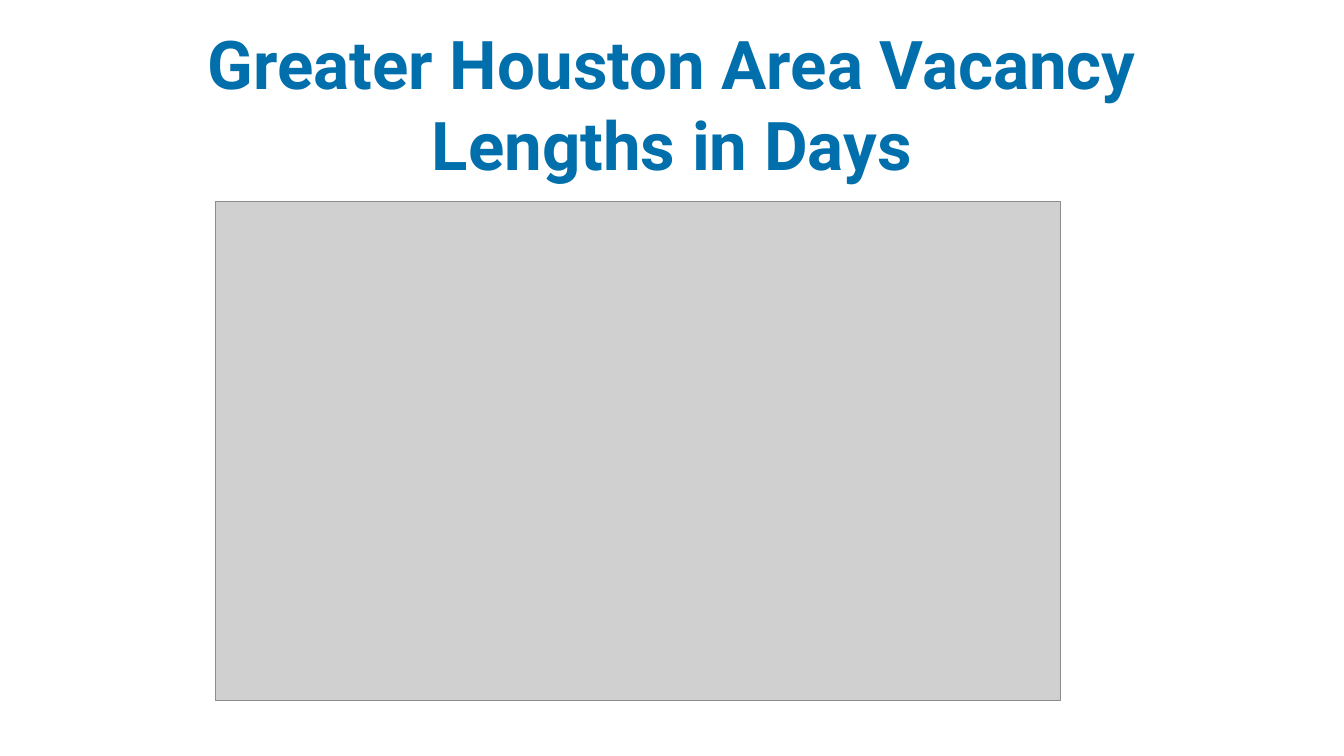
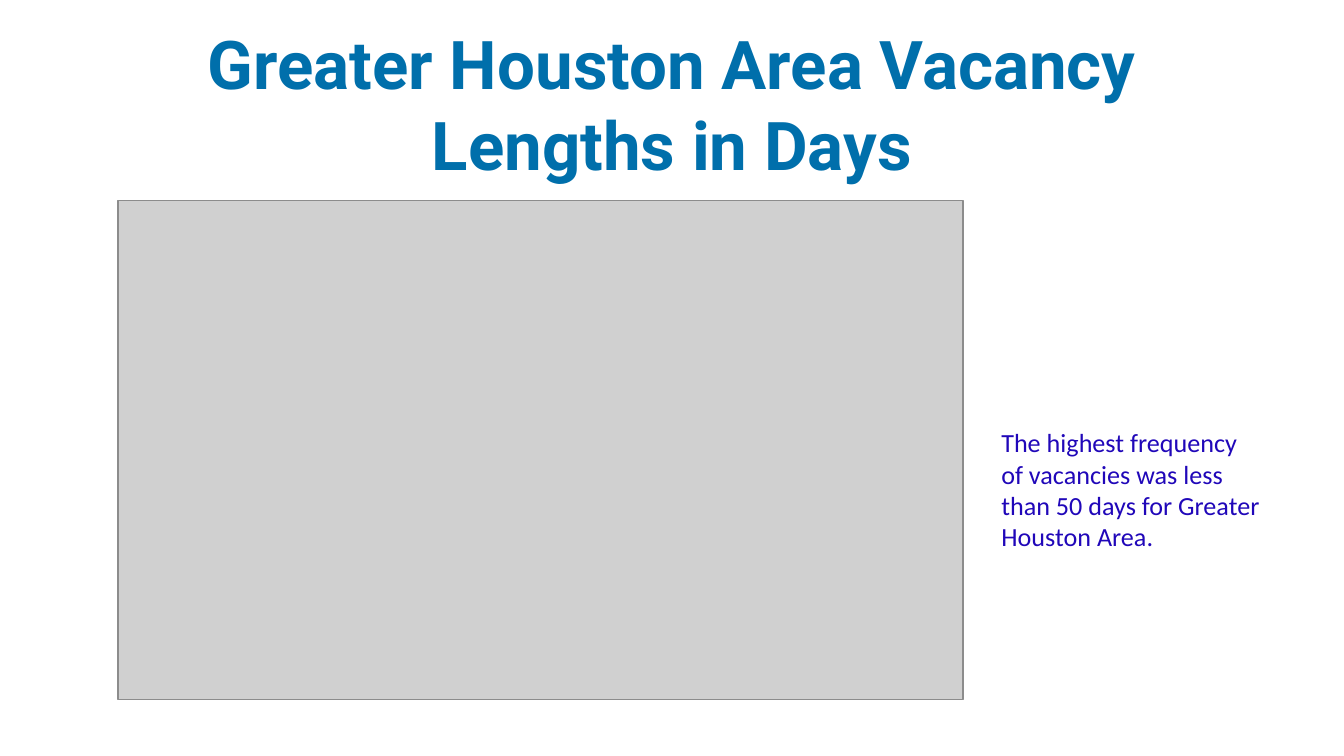
Before and after one commit to idea-analytics/Staffing_Trends_Performance_Vacancies, a slide deck: slide 10 of graphs/Staffing_Part1_23-24_preliminary_report.pptx. Drawn at 1344x756 pixels with LibreOffice and Linux fonts; fonts in the diff are those of the drawing; grey boxes stand for pictures; background and template pictures are left out. Boxes give left, top, right and bottom in pixels: in the first picture for what was removed or moved away, otherwise in the second. Text is boxed around its words. In the diff, an @@ line names an element or a change of style, - is before the commit and + after.

```diff
--- a/graphs/Staffing_Part1_23-24_preliminary_report.pptx
+++ b/graphs/Staffing_Part1_23-24_preliminary_report.pptx
@@ picture: place and size @@
-picture at box(215, 202, 1060, 700)
+picture at box(118, 200, 964, 699)
@@ text added at box(1001, 434, 1259, 546), 14 pt, text #2007B9 @@
+The highest frequency of vacancies was less than 50 days for Greater Houston Area.
```
Also in this commit, not shown: 7 other slides changed, 5 slides added, 3 other files.
